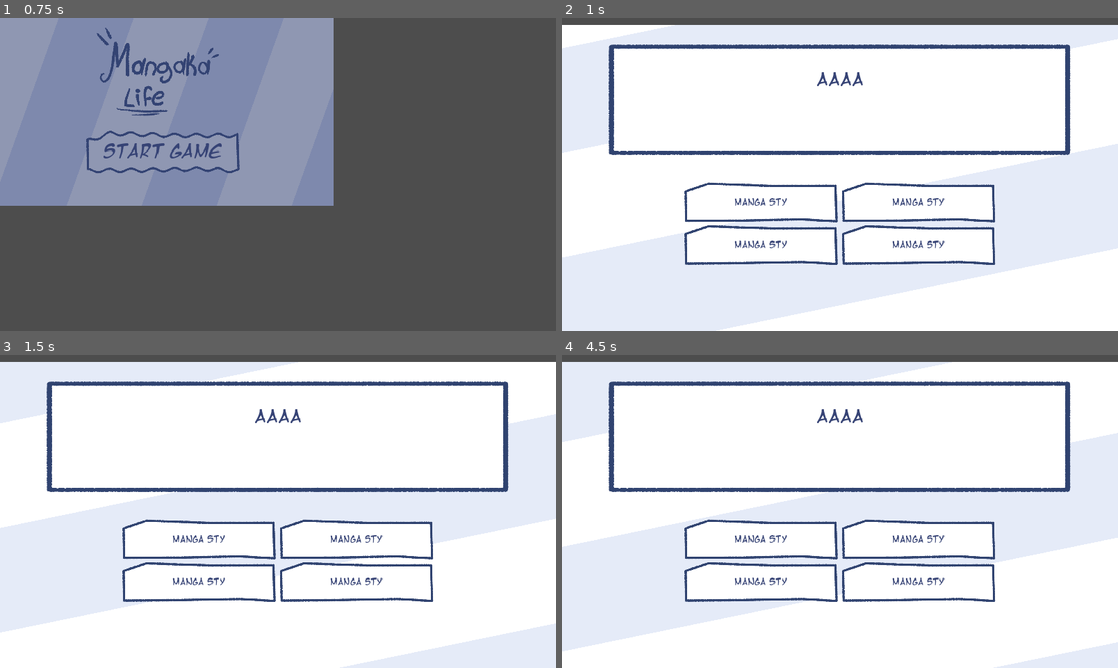
Above: before the commit, frames 1-4 (two rows, left to right).
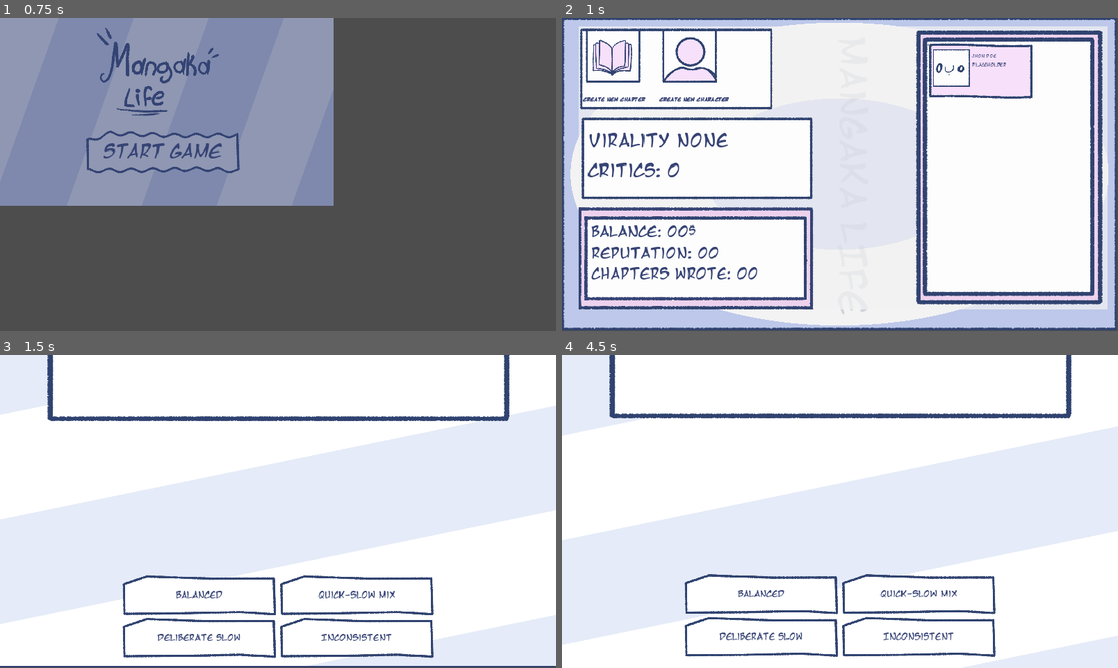
Above: after the commit, the same moments.

Repository: Noodle-Dev/Mangaka-Life
Game: Godot game, scene res://assets/scenes/Menus/Main_Menu.tscn
The game is run twice, just before and just after one commit, with the same random seed, the same clock (stepped at 60 frames per second) and the same inputs. The project has no main scene, so this scene is started directly.
Inputs (mouse positions are in pixels of both pictures, inside the frame that each line leads up to):
- Up to frame 1 (0.75 s): click "Start Game" at 0.5 s
- Up to frame 2 (1 s): no input
- Up to frame 3 (1.5 s): click (50, 401) at 1.25 s, where only the run after the commit has a clickable "Create New CHapter"
- Up to frame 4 (4.5 s): click (612, 401) at 2 s, where only the run after the commit has a clickable "Create New CHapter"; click (689, 401) at 2.75 s, where only the run after the commit has a clickable "Create New Character"; click (689, 401) at 3.5 s, where only the run after the commit has a clickable "Create New Character"; click "Manga sty" (after the commit: "Balanced") at 4.25 s

Frame 1 is identical in both runs. In frame 2, 44% of the frame differs, in the area x 0-100%, y 0-100%; in frame 3, 30%; in frame 4, 28%.
Error before the commit: Invalid access of index '0' on a base object of type: 'Array'. (res://assets/scripts/Chapter_Creation/chapter_buttons_creation_scene.gd:66)

Commit message:
minor changes

Diff:
--- a/assets/scenes/Mechanics_Scenes/character_maker_scene.tscn
+++ b/assets/scenes/Mechanics_Scenes/character_maker_scene.tscn
@@ -17,6 +17,9 @@
 [node name="Character_Maker_Scene" type="Node2D"]
 script = ExtResource("1_6h1if")
 microgameScenes = Array[PackedScene]([ExtResource("2_7doxp")])
+
+[node name="MicroTimer" type="Timer" parent="."]
+wait_time = 10.0
 
 [node name="UI" type="Control" parent="."]
 layout_mode = 3
@@ -54,7 +57,4 @@
 grow_horizontal = 2
 grow_vertical = 2
 
-[node name="MicroTimer" type="Timer" parent="."]
-wait_time = 10.0
-
 [connection signal="timeout" from="MicroTimer" to="." method="_on_micro_timer_timeout"]
--- a/assets/scenes/Menus/MainStats_Menu.tscn
+++ b/assets/scenes/Menus/MainStats_Menu.tscn
@@ -59,6 +59,22 @@
 "RESET": SubResource("Animation_cxll4")
 }
 
+[sub_resource type="Animation" id="Animation_qlxeu"]
+resource_name = "CHAP_Maker_Enter"
+length = 0.3
+tracks/0/type = "value"
+tracks/0/imported = false
+tracks/0/enabled = true
+tracks/0/path = NodePath("Character_Maker_Scene:position")
+tracks/0/interp = 1
+tracks/0/loop_wrap = true
+tracks/0/keys = {
+"times": PackedFloat32Array(0, 0.3),
+"transitions": PackedFloat32Array(1, 1),
+"update": 0,
+"values": [Vector2(0, 1284), Vector2(0, 0)]
+}
+
 [sub_resource type="Animation" id="Animation_s1bop"]
 resource_name = "CH_Maker_Enter"
 length = 0.23
@@ -130,22 +146,6 @@
 "values": [Vector2(0, 1284)]
 }
 
-[sub_resource type="Animation" id="Animation_qlxeu"]
-resource_name = "CHAP_Maker_Enter"
-length = 0.3
-tracks/0/type = "value"
-tracks/0/imported = false
-tracks/0/enabled = true
-tracks/0/path = NodePath("Character_Maker_Scene:position")
-tracks/0/interp = 1
-tracks/0/loop_wrap = true
-tracks/0/keys = {
-"times": PackedFloat32Array(0, 0.3),
-"transitions": PackedFloat32Array(1, 1),
-"update": 0,
-"values": [Vector2(0, 1284), Vector2(0, 0)]
-}
-
 [sub_resource type="AnimationLibrary" id="AnimationLibrary_hxfv0"]
 _data = {
 "CHAP_Maker_Enter": SubResource("Animation_qlxeu"),
@@ -400,7 +400,7 @@
 text = "Virality None"
 vertical_alignment = 1
 
-[node name="virality_status2" type="Label" parent="UI"]
+[node name="NCritics" type="Label" parent="UI"]
 layout_mode = 1
 anchors_preset = 4
 anchor_top = 0.5
@@ -420,8 +420,8 @@
 position = Vector2(0, 1305)
 
 [node name="Character_Maker_Scene" parent="." instance=ExtResource("13_micli")]
-visible = false
 position = Vector2(0, 1284)
+microgameScenes = Array[PackedScene]([])
 
 [node name="Notifications" type="Control" parent="."]
 visible = false
--- a/assets/scripts/Character_Creation/Character_Creation_Minigames.gd
+++ b/assets/scripts/Character_Creation/Character_Creation_Minigames.gd
@@ -1,41 +1,65 @@
 extends Node2D
 
-@export var microgameScenes: Array[PackedScene]  # Variable exportable para los minijuegos
-@onready var microGameAnim = $Mostrador/MicroGame
-@onready var microgameTimer = $MicroTimer
-@onready var micro_game_holder = $UI/MicroGameHolder  # Referencia al contenedor de los microjuegos
+@export var microgameScenes: Array[PackedScene]  # Escenas exportables de minijuegos asignables desde el inspector
+#@onready var microGameAnim: AnimationPlayer = $Mostrador/MicroGame  # Controlador de animaciones
+@onready var microgameTimer: Timer = $MicroTimer  # Temporizador para los minijuegos
+@onready var micro_game_holder: Node = $UI/MicroGameHolder  # Contenedor de los minijuegos
 
-var currentMicrogame: Node = null
+var currentMicrogame: Node = null  # Referencia al minijuego actual
 
 func _ready():
-	spawnRandomMicrogame()
+	"""
+	Función ejecutada al inicio de la escena.
+	Inicializa la lógica de los minijuegos.
+	"""
+	initialize_minigames()
 
-func startMicrogame():
-	if microGameAnim:
-		microGameAnim.play("Start_mini")  # Inicia la animación de inicio del minijuego
-		await microGameAnim.animation_finished  # Espera hasta que termine la animación
-	spawnRandomMicrogame()
+func initialize_minigames():
+	"""
+	Inicializa los minijuegos, verificando que las escenas estén configuradas correctamente.
+	"""
+	if microgameScenes.size() == 0:
+		print("[ERROR] No hay minijuegos asignados. Por favor, añade minijuegos en el inspector.")
+		return
+
+	print("[INFO] Minijuegos inicializados correctamente.")
 
 func spawnRandomMicrogame():
+	"""
+	Selecciona un minijuego aleatorio de la lista y lo instancia en la escena.
+	"""
 	if microgameScenes.size() == 0:
-		print("No microgames assigned!")
+		print("[ERROR] No hay minijuegos disponibles para instanciar.")
 		return
 
-	var randomIndex = randi() % microgameScenes.size()  # Selecciona un minijuego aleatorio
-	var selectedMicrogameScene = microgameScenes[randomIndex]
-	currentMicrogame = selectedMicrogameScene.instantiate()  # Instancia el minijuego seleccionado
+	# Selecciona un minijuego aleatorio
+	var randomIndex = randi() % microgameScenes.size()
+	var selectedMicrogameScene: PackedScene = microgameScenes[randomIndex]
 
-	# Agrega el minijuego como hijo de micro_game_holder
-	micro_game_holder.add_child(currentMicrogame)
+	# Instancia el minijuego
+	currentMicrogame = selectedMicrogameScene.instantiate()
 
+	# Verifica que el contenedor exista antes de agregar el minijuego
+	if micro_game_holder:
+		micro_game_holder.add_child(currentMicrogame)
+		print("[INFO] Minijuego instanciado correctamente en MicroGameHolder.")
+	else:
+		print("[ERROR] 'micro_game_holder' no está configurado o no es válido.")
+
+	# Inicia el temporizador si está configurado
 	if microgameTimer:
-		microgameTimer.start()  # Inicia el temporizador del minijuego
-
-func _on_micro_timer_timeout():
-	endMicrogame()
+		microgameTimer.start()
+		print("[INFO] Temporizador del minijuego iniciado.")
 
 func endMicrogame():
+	"""
+	Finaliza y elimina el minijuego actual.
+	"""
 	if currentMicrogame != null:
-		micro_game_holder.remove_child(currentMicrogame)  # Elimina el minijuego de micro_game_holder
-		currentMicrogame.queue_free()  # Libera la memoria del minijuego
+		if micro_game_holder and currentMicrogame.get_parent() == micro_game_holder:
+			micro_game_holder.remove_child(currentMicrogame)  # Elimina del contenedor
+		currentMicrogame.queue_free()  # Libera la memoria
 		currentMicrogame = null
+		print("[INFO] Minijuego finalizado y eliminado.")
+	else:
+		print("[WARN] No hay un minijuego activo para finalizar.")
--- a/assets/scripts/MainStats/main_stats_menu_Logic.gd
+++ b/assets/scripts/MainStats/main_stats_menu_Logic.gd
@@ -12,6 +12,9 @@
 # Panels
 @onready var ChapterMakerPanel = $Chapter_Maker
 
+# Minijuegos
+@onready var minigames_node = $Character_Maker_Scene  # Ruta al nodo de los minijuegos
+
 # Objects
 @onready var critics_holder = $UI/Manga_Bg/Virality/Critics_Holder
 @export var criticObject: PackedScene = preload("res://assets/prefabs/Entity_Critic_UI.tscn")
@@ -25,6 +28,7 @@
 
 func _ready():
 	# Configurar el temporizador al inicio
+	transitions_panels.play("RESET")
 	reset_criticism_timer()
 
 # Resetea y configura el temporizador con un intervalo aleatorio
@@ -87,6 +91,12 @@
 func _on_create_character_button_pressed():
 	if GlobalData.G_Balance >= 150:
 		adjust_balance(-150)
-		transitions_panels.play("CH_Maker_Enter")
+		transitions_panels.play("CHAP_Maker_Enter")
+
+		# Inicializa los minijuegos
+		if minigames_node and minigames_node.has_method("initialize_minigames"):
+			minigames_node.initialize_minigames()
+		else:
+			print("Error: Nodo de minijuegos no encontrado o no tiene el método 'initialize_minigames'.")
 	else:
 		print("No tienes suficiente balance para crear un personaje.")
